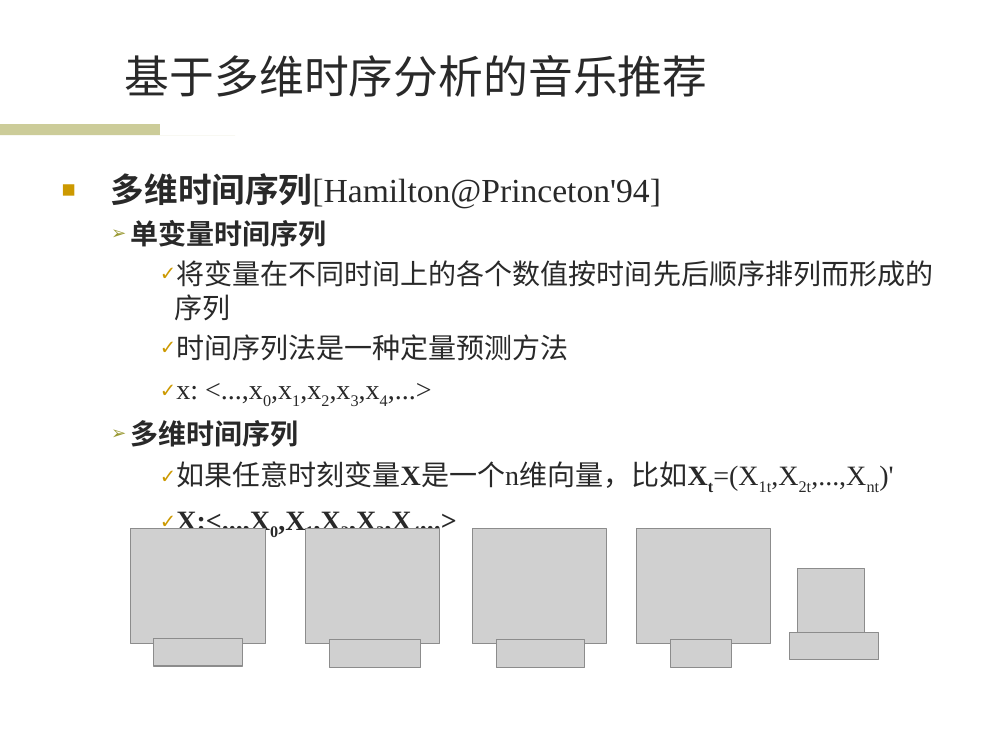
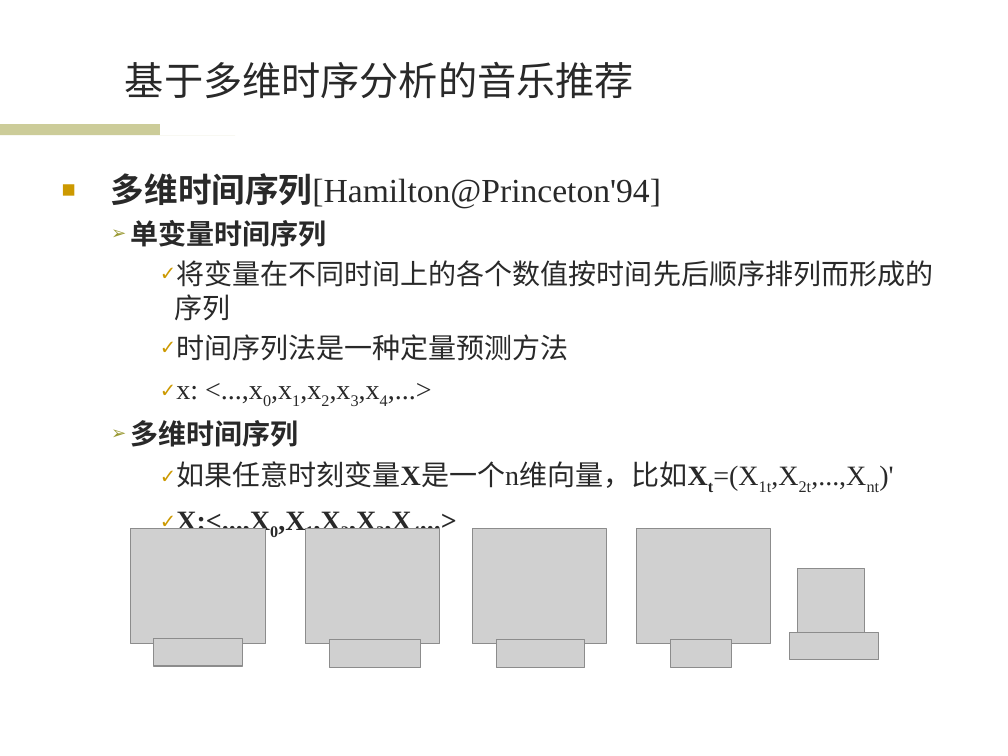
Before and after one commit to wwssttt/NJUThesis, a slide deck: slide 8 of ppt/一种基于时间序列分析的个性化音乐推荐系统及其实现.ppt. Drawn at 1008x756 pixels with LibreOffice and Linux fonts; fonts in the diff are those of the drawing; grey boxes stand for pictures; background and template pictures are left out. Boxes give left, top, right and bottom in pixels: in the first picture for what was removed or moved away, otherwise in the second. Text is boxed around its words. In the diff, an @@ line names an element or a change of style, - is before the commit and + after.

```diff
--- a/ppt/一种基于时间序列分析的个性化音乐推荐系统及其实现.ppt
+++ b/ppt/一种基于时间序列分析的个性化音乐推荐系统及其实现.ppt
@@ title "基于多维时序分析的音乐推荐" at [125, 62, 634, 98]: size 32 to 28 pt @@
```
Also in this commit, not shown: 5 other slides changed.
